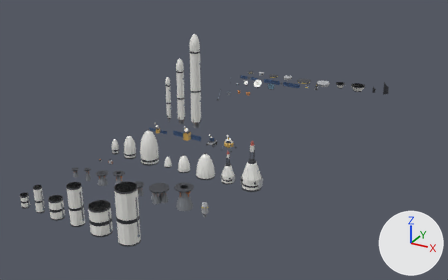
What one commit did to the Blender file ArtSource/rocket-parts.blend.
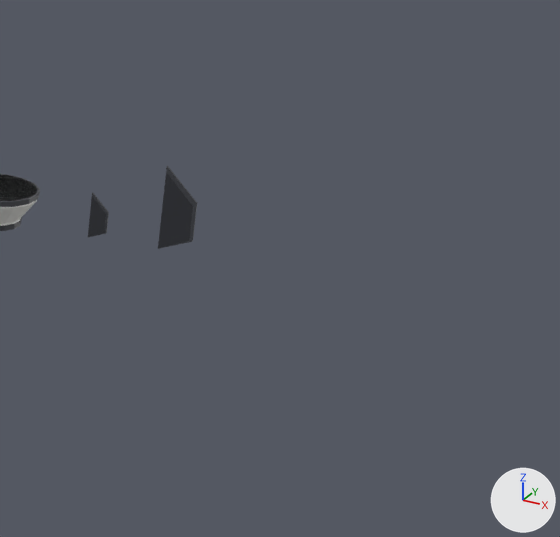
Old and new are each drawn whole from a 50 mm lens placed at (64.1, -55.4, 45.2), pointed at (16.5, 31.2, 1.9) and again close up on the part from 80% to 99% of the width and 20% to 49% of the height. The axes (+X, +Y, +Z) are drawn at lower right. The lights are the same throughout. The older version's two pictures come first.

Script lines for the objects in view, before the commit:
```python
me_adp_m_l = bpy.data.meshes.new('Adp_M_L')
me_adp_m_l.from_pydata(...)  # 160 vertices, 116 faces; spans x -1.53..1.53, y -1.53..1.53, z 0.0..1.2
me_adp_m_l.materials.append(mat_base)  # picture img_parts_palette_png
me_fin_l = bpy.data.meshes.new('Fin_L')
me_fin_l.from_pydata(...)  # 16 vertices, 12 faces; spans x 0.0..1.1, y -0.05..0.05, z 0.0..2.86
me_fin_l.materials.append(mat_base)  # picture img_parts_palette_png
me_fin_s = bpy.data.meshes.new('Fin_S')
me_fin_s.from_pydata(...)  # 16 vertices, 12 faces; spans x 0.0..0.6, y -0.05..0.05, z 0.0..1.56
me_fin_s.materials.append(mat_base)  # picture img_parts_palette_png
ob_adp_m_l = bpy.data.objects.new('Adp_M_L', me_adp_m_l)
ob_adp_m_l.location = (27.08, 73.22, 0.0)
ob_fin_l = bpy.data.objects.new('Fin_L', me_fin_l)
ob_fin_l.location = (32.76, 73.22, 0.0)
ob_fin_s = bpy.data.objects.new('Fin_S', me_fin_s)
ob_fin_s.location = (30.41, 73.22, 0.0)
```
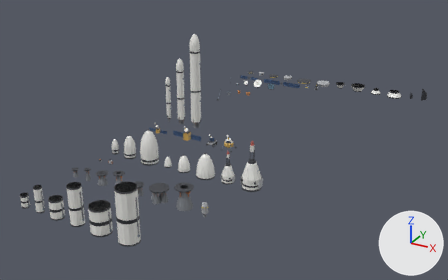
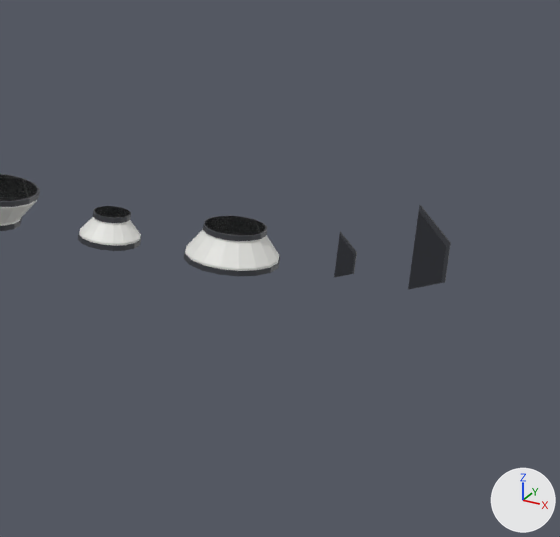
Changed parts and their boxes (x1, y1, x2, y2) in the close-ups (560 x 537 px):
'Adp_L_M', added: after (184, 215, 280, 276)
'Fin_L', moved: before (158, 165, 197, 249); after (408, 205, 451, 290)
'Adp_M_S', added: after (78, 206, 141, 251)
'Fin_S', moved: before (88, 192, 109, 237); after (334, 231, 357, 278)

Diff of the bpy script that builds the scene:
```diff
--- a/ArtSource/rocket-parts.blend.py
+++ b/ArtSource/rocket-parts.blend.py
@@ me_adp_l_m @@
+me_adp_l_m.from_pydata(...)  # 160 vertices, 116 faces; spans x -1.53..1.53, y -1.53..1.53, z 0.0..1.2
+me_adp_l_m.materials.append(mat_base)  # picture img_parts_palette_png
@@ me_adp_m_s @@
+me_adp_m_s.from_pydata(...)  # 160 vertices, 116 faces; spans x -1.02..1.02, y -1.02..1.02, z 0.0..1.0
+me_adp_m_s.materials.append(mat_base)  # picture img_parts_palette_png
@@ ob_fin_s @@
 ob_fin_s = bpy.data.objects.new('Fin_S', me_fin_s)
-ob_fin_s.location = (30.41, 73.22, 0.0)
+ob_fin_s.location = (38.51, 73.22, 0.0)
@@ ob_fin_l @@
 ob_fin_l = bpy.data.objects.new('Fin_L', me_fin_l)
-ob_fin_l.location = (32.76, 73.22, 0.0)
+ob_fin_l.location = (40.86, 73.22, 0.0)
@@ ob_adp_l_m @@
+ob_adp_l_m = bpy.data.objects.new('Adp_L_M', me_adp_l_m)
+ob_adp_l_m.location = (35.18, 73.22, 0.0)
@@ ob_adp_m_s @@
+ob_adp_m_s = bpy.data.objects.new('Adp_M_S', me_adp_m_s)
+ob_adp_m_s.location = (31.13, 73.22, 0.0)
```
